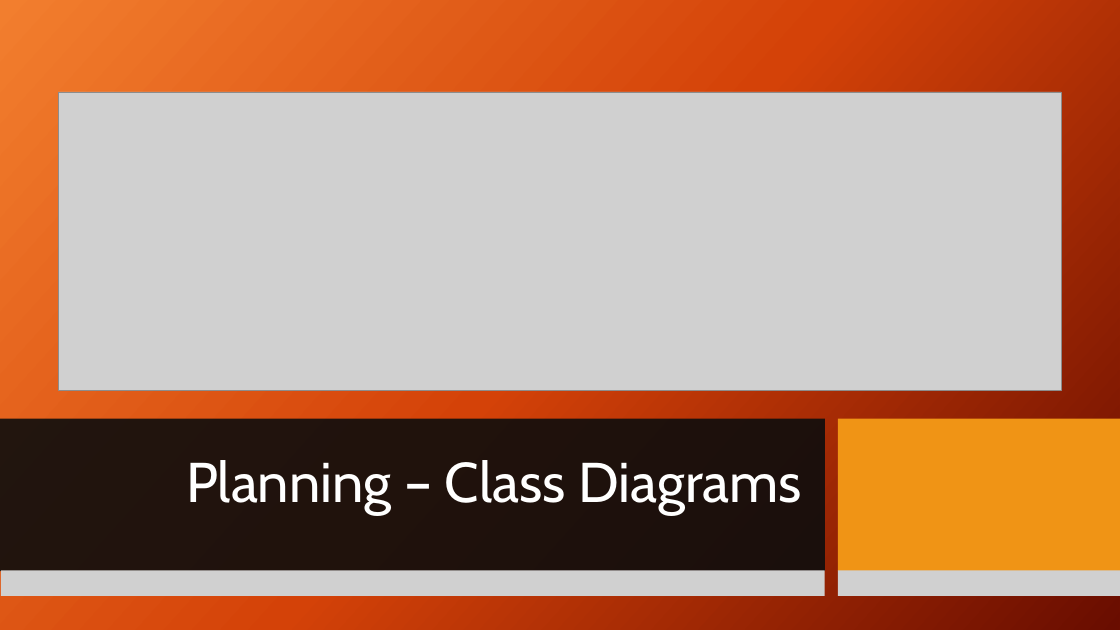
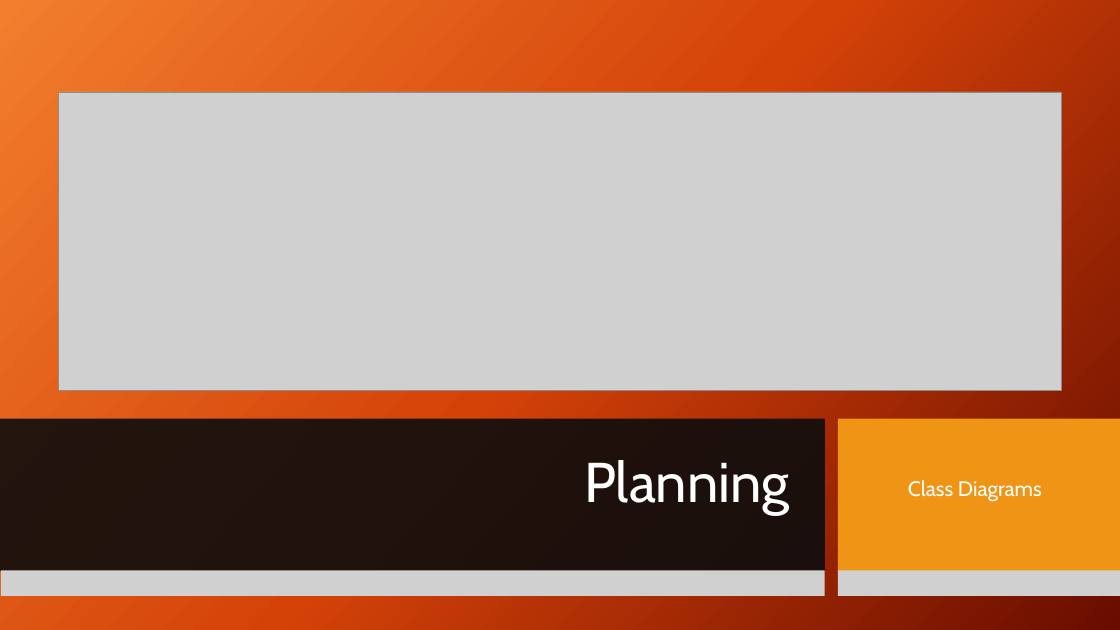
Before and after one commit to Peetfire/Animal_magic, a slide deck: slide 4 of Presentation/Vet Managment.pptx. Drawn at 1120x630 pixels with LibreOffice and Linux fonts; fonts in the diff are those of the drawing; grey boxes stand for pictures; background and template pictures are left out. Boxes give left, top, right and bottom in pixels: in the first picture for what was removed or moved away, otherwise in the second. Text is boxed around its words. In the diff, an @@ line names an element or a change of style, - is before the commit and + after.

```diff
--- a/Presentation/Vet Managment.pptx
+++ b/Presentation/Vet Managment.pptx
@@ title at <box>584,460,789,515</box>: text changed @@
-Planning – Class Diagrams
+Planning
@@ text added at <box>908,480,1042,502</box>, 18 pt, text #FFFFFF @@
+Class Diagrams
```
Also in this commit, not shown: 2 other slides changed, 1 slide added, 18 other files.
